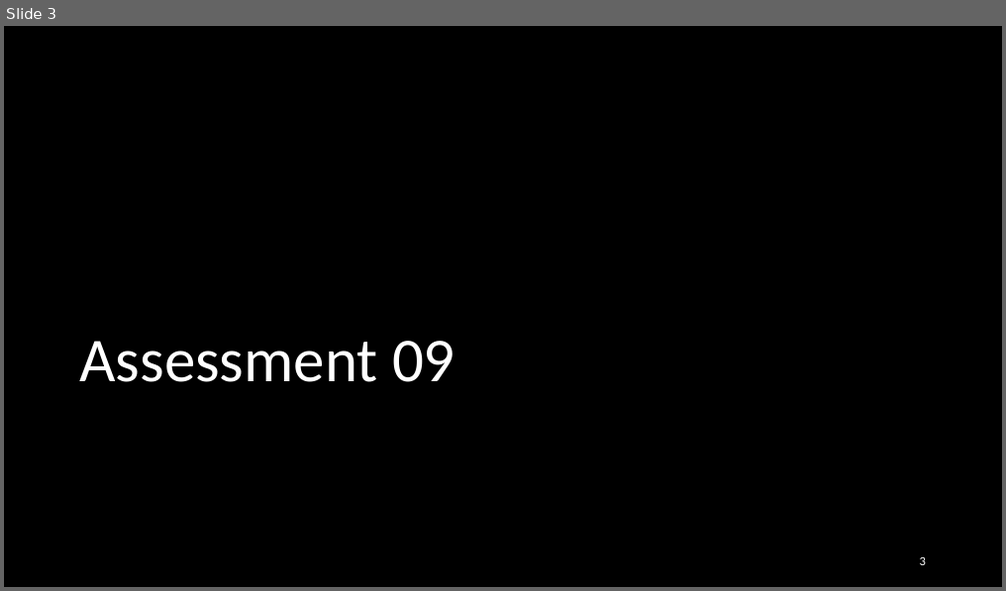
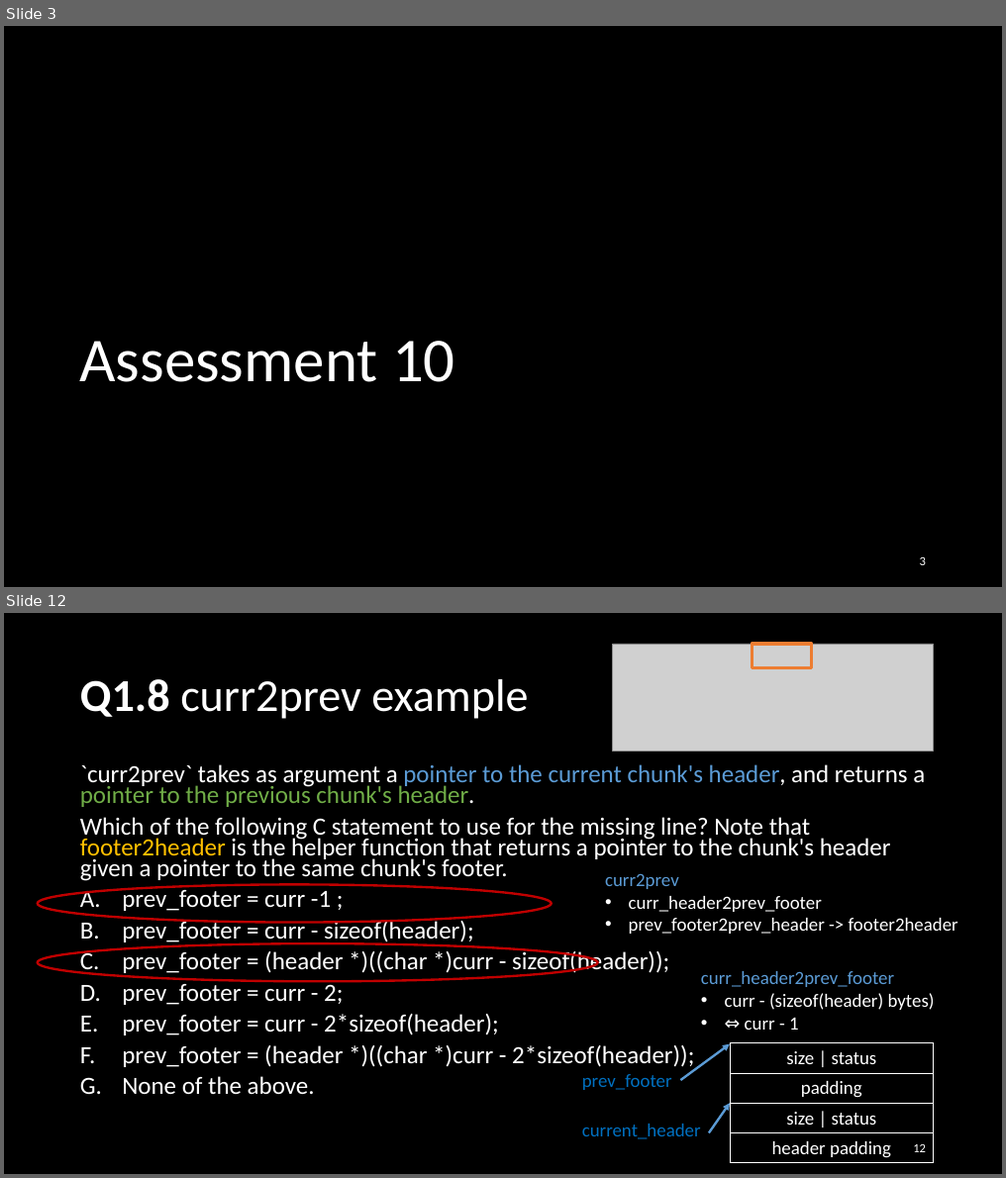
Before and after one commit to NYU-CSO/nyu-cso.github.io, a slide deck: rec-notes/r11.pptx. Shown one above the other, each under a label of ours: slide 3 before the commit, slides 3 and 12 after it; the slides between them are not shown. The pictures are 1006x591 and 1006x1178 pixels, drawn with LibreOffice and Linux fonts; fonts in the diff are those of the drawing; grey boxes stand for pictures. Boxes give left, top, right and bottom in pixels: in the first picture for what was removed or moved away, otherwise in the second. Text is boxed around its words. In the diff, an @@ line names an element or a change of style, - is before the commit and + after.

```diff
--- a/rec-notes/r11.pptx
+++ b/rec-notes/r11.pptx
@@ slide 12 added at (4, 613, 1002, 1174), background #000000 @@
@@ picture added at (613, 644, 934, 751) @@
@@ rectangle added at (751, 644, 812, 667), outline #ED7D31 3 pt @@
@@ title added at (80, 679, 528, 719), 44 pt, text #FFFFFF @@
+Q1.8 curr2prev example
@@ text added at (80, 764, 925, 1094), 23.8 pt, text #FFFFFF @@
+`curr2prev` takes as argument a pointer to the current chunk's header, and returns a pointer to the previous chunk's header.
+Which of the following C statement to use for the missing line? Note that footer2header is the helper function that returns a pointer to the chunk's header given a pointer to the same chunk's footer.
+A. prev_footer = curr -1 ;
+B. prev_footer = curr - sizeof(header);
+C. prev_footer = (header *)((char *)curr - sizeof(header));
+D. prev_footer = curr - 2;
+E. prev_footer = curr - 2*sizeof(header);
+F. prev_footer = (header *)((char *)curr - 2*sizeof(header));
+G. None of the above.
@@ text added at (605, 874, 958, 934), 18 pt, text #FFFFFF @@
+curr2prev
+• curr_header2prev_footer
+• prev_footer2prev_header -> footer2header
@@ ellipse added at (38, 884, 551, 922), outline #C00000 2.25 pt @@
@@ ellipse added at (38, 944, 598, 981), outline #C00000 2.25 pt @@
@@ text added at (701, 971, 935, 1030), 18 pt, text #FFFFFF @@
+curr_header2prev_footer
+• curr - (sizeof(header) bytes)
+• ⇔ curr - 1
@@ arrow added from (681, 1080) to (731, 1045), #5B9BD5 2.25 pt @@
@@ table added at (731, 1044, 934, 1163), 4 rows, 1 columns @@
+size | status
+padding
+size | status
+header padding
@@ text added at (582, 1074, 672, 1090), 18 pt, text #0070C0 @@
+prev_footer
@@ arrow added from (709, 1134) to (731, 1103), #5B9BD5 2.25 pt @@
@@ text added at (582, 1124, 701, 1140), 18 pt, text #0070C0 @@
+current_header
@@ page number added at (913, 1145, 926, 1153), 12 pt, text #FFFFFF @@
+12
@@ slide 3 changed as well @@
@@ title at (79, 341, 455, 382): text changed @@
-Assessment 09
+Assessment 10
```
Also in this commit, not shown: 2 other slides changed, 39 other slides added, 30 slides removed, 1 other file.
